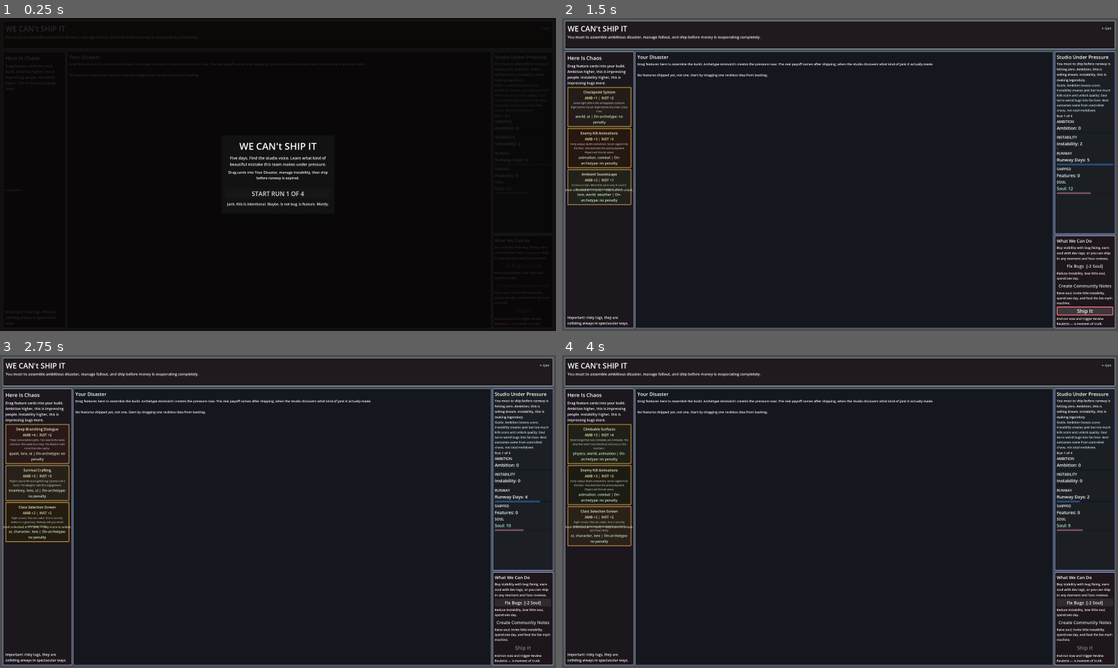
Above: before the commit, frames 1-4 (two rows, left to right).
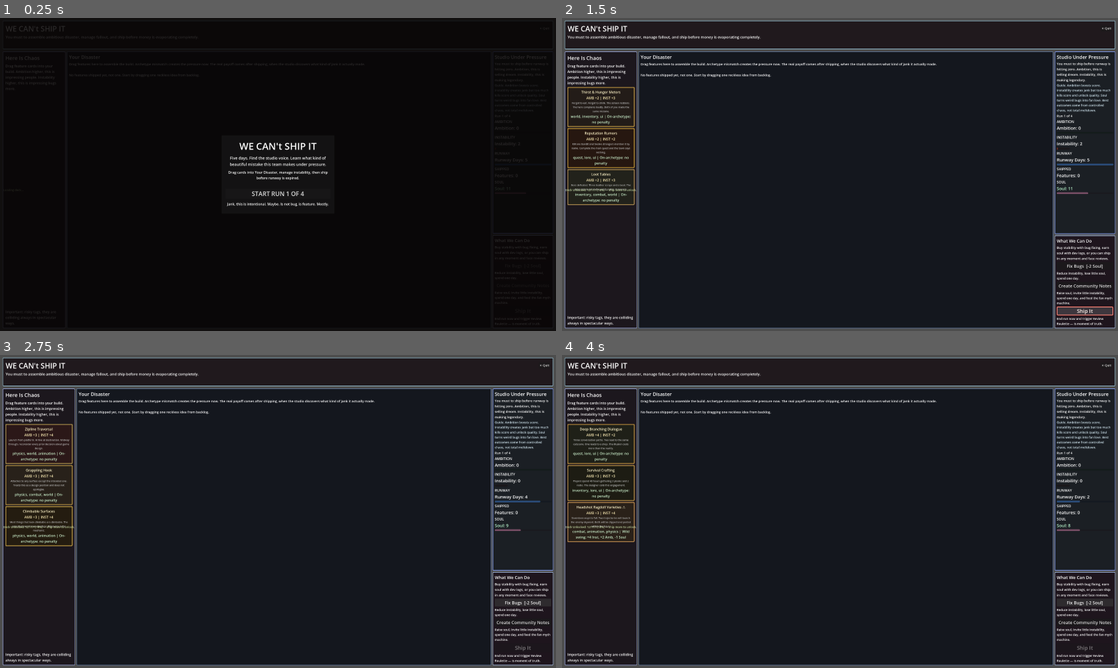
Above: after the commit, the same moments.

Repository: pizzadesk/we-cant-ship-it
Game: Godot game, scene res://scenes/main.tscn
Same seed, same stepped clock (60 frames per second), same inputs: the game is played once before the commit and once after it.
Inputs:
- Up to frame 1 (0.25 s): no input
- Up to frame 2 (1.5 s): click "START RUN 1 OF 4" at 0.5 s; click "Action-Adventure" at 1.25 s
- Up to frame 3 (2.75 s): click "Fix Bugs [-2 Soul]" at 2 s
- Up to frame 4 (4 s): click "Create Community Notes" at 2.75 s; click "Fix Bugs [-2 Soul]" at 3.5 s

The runs differ from the first frame. In frame 2, 2.3% of the frame differs, in the area x 1-96%, y 10-100%; in frame 3, 2.8%; in frame 4, 2.8%, in the area x 1-94%, y 10-100%.

Commit message:
rebalance

Diff:
--- a/data/game_config_override.json
+++ b/data/game_config_override.json
@@ -11,7 +11,7 @@
 	"__section_action_economy": "=== ACTION ECONOMY ===",
 	"soul_start": 12,
 	"tutorial_runway_days": 5,
-	"standard_runway_days": 21,
+	"standard_runway_days": 19,
 	"fix_bugs_instability_reduction": 10,
 	"fix_bugs_soul_cost": 2,
 	"fix_bugs_ambition_penalty": 2,
@@ -40,11 +40,11 @@
 	"sweet_spot_runway_max": 9,
 	"sweet_spot_instability_min": 18,
 	"sweet_spot_instability_max": 45,
-	"too_early_runway_threshold": 13,
+	"too_early_runway_threshold": 12,
 	"panic_ship_runway_threshold": 2,
 
 	"__section_ship_modifiers": "=== SHIP WINDOW SCORE MODIFIERS ===",
-	"sweet_spot_score_bonus": 1.2,
+	"sweet_spot_score_bonus": 0.9,
 	"too_early_score_penalty": -0.5,
 	"panic_ship_score_penalty": -0.4,
 
@@ -56,7 +56,7 @@
 	"sweet_spot_instability_zone_max": 62,
 
 	"__section_card_progression": "=== CARD PROGRESSION === stage_threshold_runways: runway day thresholds for visual stage changes [stage0, stage1, stage2, stage3]",
-	"initial_card_unlock_count": 8,
+	"initial_card_unlock_count": 12,
 	"stage_threshold_runways": [15, 10, 5, 0],
 
 	"__section_archetype": "=== ARCHETYPE MISMATCH SYSTEM === alien = card has no genre affinity at all. mismatch = card has some affinity but not the chosen genre.",
--- a/data/offers.json
+++ b/data/offers.json
@@ -17,15 +17,97 @@
 				{ "label": "Rewrite", "effects": { "ambition": 3, "runway_days": -2, "instability": -3 } },
 				{ "label": "Patch it", "effects": { "instability": 4, "soul": 2 } }
 			]
+		},
+		{
+			"title": "Vertical Slice Meltdown",
+			"category": "production",
+			"description": "The showcase build is collapsing. Cut scope or bluff your way through the demo.",
+			"choices": [
+				{ "label": "Cut the slice down", "effects": { "ambition": -2, "instability": -3, "soul": 2, "runway_days": 1 } },
+				{ "label": "Fake it live", "effects": { "ambition": 4, "instability": 5, "soul": -1 } }
+			]
+		},
+		{
+			"title": "Community Wants The Glitch",
+			"category": "community",
+			"description": "A broken interaction clip is going viral. Patch it or make it part of the legend.",
+			"choices": [
+				{ "label": "Canonize it", "effects": { "instability": 4, "soul": 3, "ambition": 1 } },
+				{ "label": "Patch it before streamers see", "effects": { "instability": -4, "soul": -1 } }
+			]
+		},
+		{
+			"title": "Senior Dev Burnout",
+			"category": "team",
+			"description": "Your most reliable systems dev is fading. Protect the team or push through the week.",
+			"choices": [
+				{ "label": "Scope down this week", "effects": { "ambition": -3, "soul": 3, "instability": -2 } },
+				{ "label": "Crunch through it", "effects": { "ambition": 3, "instability": 4, "soul": -3 } }
+			]
+		},
+		{
+			"title": "Unexpected Fan Heat",
+			"category": "community",
+			"description": "An early clip caught on. Do you feed the cult audience or retreat to safer ground.",
+			"choices": [
+				{ "label": "Lean into the cult", "effects": { "soul": 4, "instability": 2 } },
+				{ "label": "Play it safe", "effects": { "instability": -2, "runway_days": -1 } }
+			]
+		},
+		{
+			"title": "Romance Thread Demands",
+			"category": "creative",
+			"description": "Players have latched onto two characters with exactly one exchange. Ignore it or build on it.",
+			"choices": [
+				{ "label": "Write it properly", "effects": { "soul": 3, "ambition": 2, "instability": 1 } },
+				{ "label": "Say no and move on", "effects": { "runway_days": 1, "soul": -1 } }
+			]
+		},
+		{
+			"title": "Middleware Sale",
+			"category": "technical",
+			"description": "A middleware vendor offers a miracle fix package in the middle of production.",
+			"choices": [
+				{ "label": "Adopt it mid-run", "effects": { "ambition": 2, "instability": 4 } },
+				{ "label": "Stick with your broken stack", "effects": { "soul": 2, "instability": 1 } }
+			]
+		},
+		{
+			"title": "QA Found A Load-Bearing Bug",
+			"category": "technical",
+			"description": "Removing one bug fixes the build and makes the game less itself. Decide what kind of studio you are.",
+			"choices": [
+				{ "label": "Design around it", "effects": { "ambition": 2, "instability": 3, "soul": 2 } },
+				{ "label": "Kill it now", "effects": { "instability": -6, "soul": -2, "ambition": -1 } }
+			]
 		}
 	],
 	"draft_picks": {
 		"base": [
 			{ "title": "Hype Trailer Push", "effects": { "ambition": 3, "soul": 1, "instability": 2 } },
 			{ "title": "Stability Sprint", "effects": { "instability": -5, "runway_days": -1 } },
-			{ "title": "Community Patch Notes", "effects": { "soul": 4, "ambition": 1 } }
+			{ "title": "Community Patch Notes", "effects": { "soul": 4, "ambition": 1 } },
+			{ "title": "Feature Freeze Pact", "effects": { "instability": -3, "soul": 2, "ambition": -1 } },
+			{ "title": "Weird Bug Spotlight", "effects": { "instability": 4, "soul": 3 } },
+			{ "title": "Combat Juice Pass", "effects": { "ambition": 2, "instability": 2, "soul": 1 } },
+			{ "title": "Narrative Focus Week", "effects": { "soul": 3, "ambition": 2, "instability": -1 } },
+			{ "title": "Systemic Overreach", "effects": { "ambition": 5, "instability": 4, "soul": -2 } },
+			{ "title": "UX Triage", "effects": { "instability": -2, "soul": 1, "runway_days": -1 } },
+			{ "title": "Prototype Jam", "effects": { "ambition": 4, "instability": 3 } },
+			{ "title": "Outsource Optimization", "effects": { "instability": -4, "soul": -1 } },
+			{ "title": "Cult Following Dev Log", "effects": { "soul": 5, "instability": 1 } }
 		],
 		"soul_gated": [
+			{
+				"title": "The Team Finds Its Voice",
+				"effects": { "soul": 5, "ambition": 3, "instability": 2 },
+				"soul_required": 18
+			},
+			{
+				"title": "Moonshot Vertical Slice",
+				"effects": { "ambition": 6, "instability": 4, "soul": 2 },
+				"soul_required": 22
+			},
 			{
 				"title": "We're Going For It",
 				"effects": { "ambition": 4, "soul": 6, "instability": 5 },
--- a/data/threshold_events.json
+++ b/data/threshold_events.json
@@ -1,4 +1,12 @@
 [
+	{
+		"id": "ambition_creative_breakthrough",
+		"metric": "ambition",
+		"threshold": 10,
+		"severity": "info",
+		"message": "Creative breakthrough: The team can finally describe the game without apologizing first.",
+		"effects": {"soul": 1}
+	},
 	{
 		"id": "ambition_investor_call",
 		"metric": "ambition",
@@ -6,6 +14,14 @@
 		"severity": "info",
 		"message": "Investor call: Your pitch deck is terrifying, but strangely convincing.",
 		"effects": {"soul": 2}
+	},
+	{
+		"id": "instability_warning_band",
+		"metric": "instability",
+		"threshold": 22,
+		"severity": "info",
+		"message": "Warning band: The build has stopped behaving and started developing preferences.",
+		"effects": {"ambition": 1}
 	},
 	{
 		"id": "instability_qa_redline",
@@ -24,12 +40,37 @@
 		"effects": {"soul": -3}
 	},
 	{
+		"id": "soul_studio_manifesto",
+		"metric": "soul",
+		"threshold": 18,
+		"severity": "info",
+		"message": "Studio manifesto: The team believes in the bit hard enough to make it contagious.",
+		"effects": {"ambition": 1}
+	},
+	{
+		"id": "soul_low_morale",
+		"metric": "soul",
+		"threshold": 6,
+		"comparison": "lte",
+		"severity": "warning",
+		"message": "Low morale: Conversations have shortened into sighs and bug numbers.",
+		"effects": {"instability": 2}
+	},
+	{
 		"id": "soul_community_hype",
 		"metric": "soul",
 		"threshold": 40,
 		"severity": "info",
 		"message": "Players are calling your bugs immersive.",
 		"effects": {}
+	},
+	{
+		"id": "ambition_scope_drag",
+		"metric": "ambition",
+		"threshold": 28,
+		"severity": "warning",
+		"message": "Scope drag: Every new idea now arrives with two hidden implementation meetings.",
+		"effects": {"instability": 3}
 	},
 	{
 		"id": "runway_budget_alarm",
@@ -39,5 +80,14 @@
 		"severity": "warning",
 		"message": "Accounting switched to panic spreadsheets.",
 		"effects": {"instability": 2}
+	},
+	{
+		"id": "runway_final_lock",
+		"metric": "runway_days",
+		"threshold": 5,
+		"comparison": "lte",
+		"severity": "warning",
+		"message": "Final lock: Every task now sounds urgent, even the fake ones.",
+		"effects": {"soul": -1}
 	}
 ]
--- a/scripts/data/cycle_state_manager.gd
+++ b/scripts/data/cycle_state_manager.gd
@@ -121,10 +121,20 @@
 	for card_id in all_card_ids:
 		if get_card_tier.call(card_id) == "common":
 			common_ids.append(card_id)
+	var shuffled_common_ids: Array = []
+	for card_id in common_ids:
+		shuffled_common_ids.append(card_id)
+	var rng: RandomNumberGenerator = RandomNumberGenerator.new()
+	rng.randomize()
+	for idx in range(shuffled_common_ids.size() - 1, 0, -1):
+		var swap_idx: int = rng.randi_range(0, idx)
+		var temp: Variant = shuffled_common_ids[idx]
+		shuffled_common_ids[idx] = shuffled_common_ids[swap_idx]
+		shuffled_common_ids[swap_idx] = temp
 	var seed_count: int = mini(initial_count, common_ids.size())
 	var seeded: Array = []
 	for idx in range(seed_count):
-		seeded.append(common_ids[idx])
+		seeded.append(shuffled_common_ids[idx])
 	_cycle["unlocked_card_ids"] = seeded
 	save()
 
--- a/scripts/data/offer_scheduler.gd
+++ b/scripts/data/offer_scheduler.gd
@@ -10,6 +10,7 @@
 var _popup_offered_on_runway_day: int = -1
 var _pending_dilemma: Dictionary = {}
 var _pending_draft_offer: Dictionary = {}
+var _draft_offer_deferred: bool = false
 
 var _rng: RandomNumberGenerator
 
@@ -21,6 +22,7 @@
 	_dilemma_days_offered.clear()
 	_pending_dilemma.clear()
 	_pending_draft_offer.clear()
+	_draft_offer_deferred = false
 	_popup_offered_on_runway_day = -1
 
 # --- Getters for pending state (AppState reads these) ---
@@ -30,6 +32,9 @@
 
 func get_pending_draft_offer() -> Dictionary:
 	return _pending_draft_offer
+
+func has_deferred_draft_offer() -> bool:
+	return _draft_offer_deferred
 
 func get_popup_offered_on_runway_day() -> int:
 	return _popup_offered_on_runway_day
@@ -98,30 +103,74 @@
 	if runway_days <= 0:
 		return {}
 	if feature_board_empty:
+		_draft_offer_deferred = false
 		return {}
-	if runway_days > _pressure_start_day_for_run(current_run):
-		return {}
-	if _popup_offered_on_runway_day == runway_days:
-		return {}
-	var effective_interval: int = maxi(1, int(float(config.draft_offer_interval) / pressure_modifier))
-	if runway_days % effective_interval != 0:
+	if _draft_offer_deferred:
+		if _popup_offered_on_runway_day == runway_days:
+			return {}
+		_pending_draft_offer = _build_draft_offer(offers, soul)
+		if _pending_draft_offer.is_empty():
+			_draft_offer_deferred = false
+			return {}
+		_pending_draft_offer["runway_day"] = runway_days
+		_last_draft_day_offered = runway_days
+		_popup_offered_on_runway_day = runway_days
+		_draft_offer_deferred = false
+		return _pending_draft_offer
+	if not _is_draft_offer_day(config, runway_days, current_run, pressure_modifier):
 		return {}
 	if _last_draft_day_offered == runway_days:
 		return {}
+	if _popup_offered_on_runway_day == runway_days:
+		_draft_offer_deferred = true
+		return {}
 
+	_pending_draft_offer = _build_draft_offer(offers, soul)
+	if _pending_draft_offer.is_empty():
+		return {}
 	_last_draft_day_offered = runway_days
-	var draft_picks: Array = Array((offers.get("draft_picks", {}) as Dictionary).get("base", []))
-	var soul_gated: Array = Array((offers.get("draft_picks", {}) as Dictionary).get("soul_gated", []))
-	for sg_pick: Variant in soul_gated:
-		if int((sg_pick as Dictionary).get("soul_required", 0)) <= soul:
-			draft_picks.append(sg_pick)
-	_pending_draft_offer = {
+	_pending_draft_offer["runway_day"] = runway_days
+	_popup_offered_on_runway_day = runway_days
+	return _pending_draft_offer
+
+func _is_draft_offer_day(
+	config: GameConfig,
+	runway_days: int,
+	current_run: int,
+	pressure_modifier: float,
+) -> bool:
+	if runway_days > _pressure_start_day_for_run(current_run):
+		return false
+	var effective_interval: int = maxi(1, int(float(config.draft_offer_interval) / pressure_modifier))
+	return runway_days % effective_interval == 0
+
+func _build_draft_offer(offers: Dictionary, soul: int) -> Dictionary:
+	var draft_config: Dictionary = offers.get("draft_picks", {}) as Dictionary
+	var draft_picks: Array[Dictionary] = []
+	var base: Array = Array(draft_config.get("base", []))
+	for pick in base:
+		if pick is Dictionary:
+			draft_picks.append((pick as Dictionary).duplicate(true))
+	var soul_gated: Array = Array(draft_config.get("soul_gated", []))
+	for sg_pick in soul_gated:
+		if sg_pick is not Dictionary:
+			continue
+		var pick_dict: Dictionary = sg_pick as Dictionary
+		if int(pick_dict.get("soul_required", 0)) <= soul:
+			draft_picks.append(pick_dict.duplicate(true))
+	if draft_picks.size() < 3:
+		return {}
+	var selected_picks: Array[Dictionary] = []
+	var available_picks: Array[Dictionary] = draft_picks.duplicate(true)
+	while selected_picks.size() < 3 and not available_picks.is_empty():
+		var pick_index: int = _rng.randi_range(0, available_picks.size() - 1)
+		selected_picks.append((available_picks[pick_index] as Dictionary).duplicate(true))
+		available_picks.remove_at(pick_index)
+	return {
 		"title": "Feature Pitch Draft",
 		"description": "Pick one producer pitch to shape the next stretch.",
-		"picks": draft_picks,
+		"picks": selected_picks,
 	}
-	_popup_offered_on_runway_day = runway_days
-	return _pending_draft_offer
 
 func _pressure_start_day_for_run(current_run: int) -> int:
 	match current_run:
--- a/scripts/data/services/run_offer_flow.gd
+++ b/scripts/data/services/run_offer_flow.gd
@@ -19,6 +19,9 @@
 	_pending_draft_offer = null
 	if _offer_scheduler != null:
 		_offer_scheduler.reset()
+
+func has_deferred_draft_offer() -> bool:
+	return _offer_scheduler != null and _offer_scheduler.has_deferred_draft_offer()
 
 func apply_dilemma_choice(choice_index: int, state: RunStateDataType) -> ChoiceResolutionType:
 	if _pending_dilemma == null:
--- a/scripts/singletons/app_state.gd
+++ b/scripts/singletons/app_state.gd
@@ -176,9 +176,15 @@
 	runway_days = max(runway_days - 1, 0)
 	if _event_bus != null:
 		_event_bus.day_spent.emit(DaySpentPayload.build(reason, runway_days))
-	var popup_offered: bool = _maybe_offer_dilemma()
-	if not popup_offered:
+	var popup_offered: bool = false
+	if _offer_flow != null and _offer_flow.has_deferred_draft_offer():
 		popup_offered = _maybe_offer_draft()
+		if not popup_offered:
+			popup_offered = _maybe_offer_dilemma()
+	else:
+		popup_offered = _maybe_offer_dilemma()
+		if not popup_offered:
+			popup_offered = _maybe_offer_draft()
 	if runway_days == 0:
 		if _event_bus != null:
 			_event_bus.runway_depleted.emit(RunwayDepletedPayload.build(runway_days))
--- a/scripts/ui/backlog_catalog_utils.gd
+++ b/scripts/ui/backlog_catalog_utils.gd
@@ -1,8 +1,8 @@
 const ON_ARCHETYPE_OFFER_WEIGHT: float = 12.0
-const UNIVERSAL_OFFER_WEIGHT: float = 10.0
-const GENRE_STRETCH_OFFER_WEIGHT: float = 3.0
-const WILD_SWING_OFFER_WEIGHT: float = 1.0
-const ALIEN_OFFER_WEIGHT: float = 0.35
+const UNIVERSAL_OFFER_WEIGHT: float = 9.0
+const GENRE_STRETCH_OFFER_WEIGHT: float = 4.0
+const WILD_SWING_OFFER_WEIGHT: float = 1.5
+const ALIEN_OFFER_WEIGHT: float = 0.5
 
 static func ensure_template_cards_loaded(
 	template_cards: Array[Resource],
